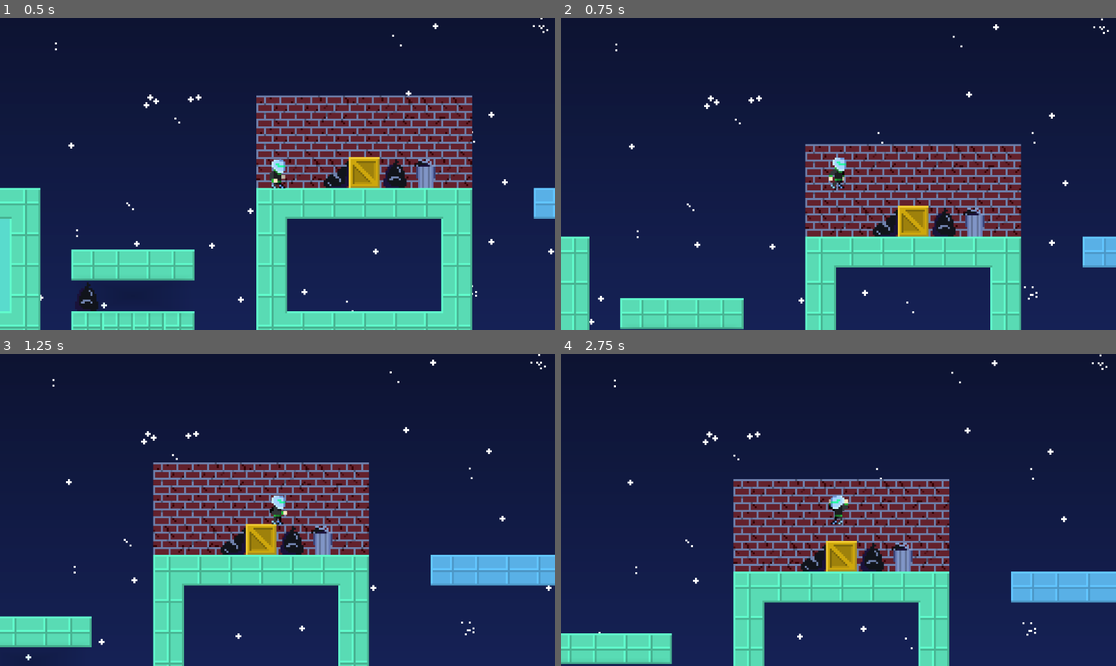
Above: before the commit, frames 1-4 (two rows, left to right).
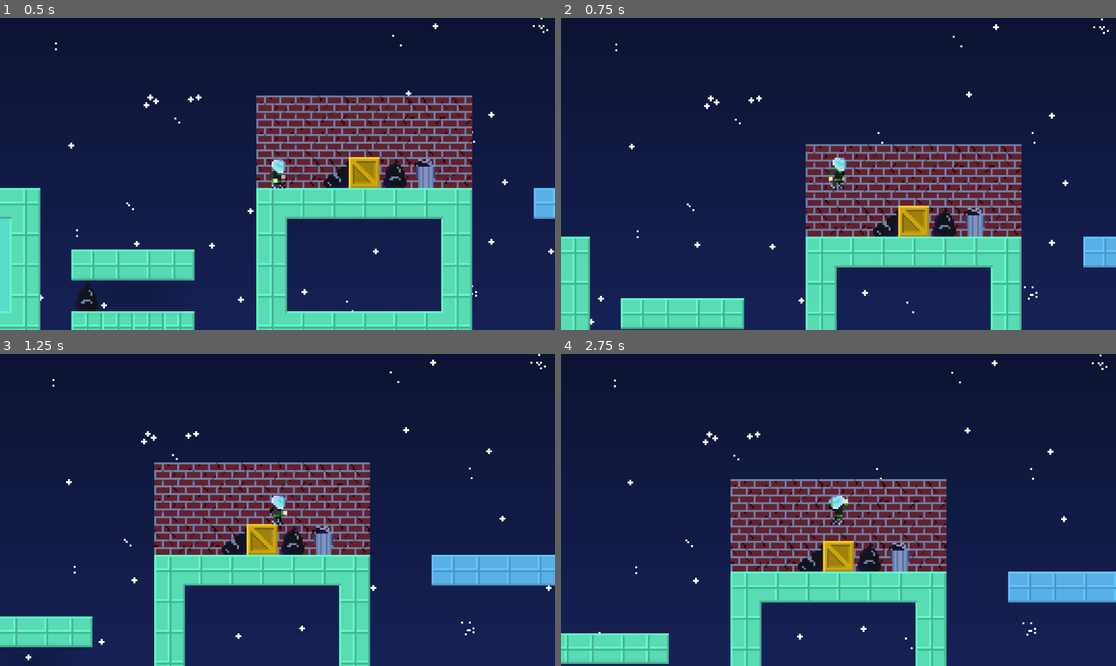
Above: after the commit, the same moments.

Repository: reneelias/Godot-2D-Platformer
Game: Godot game, scene res://Scenes/main.tscn
The game is run twice, just before and just after one commit, with the same random seed, the same clock (stepped at 60 frames per second) and the same inputs.
Inputs:
- Up to frame 1 (0.5 s): no input
- Up to frame 2 (0.75 s): hold D from 0.53 s (still down); hold Space (Jump) from 0.53 s (still down)
- Up to frame 3 (1.25 s): keep holding D; keep holding Space (Jump)
- Up to frame 4 (2.75 s): release Space (Jump) at 1.28 s; tap R at 1.35 s; tap Space (Jump) at 1.52, 1.55, 1.82 s; release D at 2.03 s; hold A from 2.03 s (still down); hold Space (Jump) from 2.03 s (still down)

Frame 1 is identical in both runs. In frame 2, 1.9% of the frame differs, in the area x 2-99%, y 40-100%; in frame 3, 3.3%; in frame 4, 6.7%, in the area x 0-100%, y 40-100%.

Commit message:
apply updated settings to base Player scene

Diff:
--- a/2d-platformer/ObjectScenes/Player.tscn
+++ b/2d-platformer/ObjectScenes/Player.tscn
@@ -303,8 +303,14 @@
 script = ExtResource("1_tryvm")
 sprite2D = NodePath("Sprite2D")
 animPlayer = NodePath("AnimationPlayer")
-moveSpeed = 10.0
-friction = 0.075
+jumpSpeed = 80.0
+friction = 0.1
+inAirDamp = 0.925
+jumpSpeedFrames = 13
+maxVelX = 100.0
+jumpSpeedScaler = 0.375
+wallJumpSpeed = 150.0
+wallCoyoteFrames = 7
 
 [node name="Sprite2D" type="Sprite2D" parent="."]
 texture = ExtResource("3_akhjb")
--- a/2d-platformer/Scenes/Level_01.tscn
+++ b/2d-platformer/Scenes/Level_01.tscn
@@ -311,14 +311,6 @@
 [node name="Player" parent="." instance=ExtResource("5_egvei")]
 z_index = 5
 position = Vector2(-27, 8)
-moveSpeed = 5.0
-jumpSpeed = 80.0
-friction = 0.1
-inAirDamp = 0.8
-jumpSpeedFrames = 13
-maxVelX = 100.0
-jumpSpeedScaler = 0.375
-wallJumpSpeed = 150.0
 playerState = 0
 
 [node name="DirectionalLight2D" type="DirectionalLight2D" parent="."]
--- a/2d-platformer/Scenes/main.tscn
+++ b/2d-platformer/Scenes/main.tscn
@@ -266,15 +266,6 @@
 [node name="Player" parent="." instance=ExtResource("4_jjvhh")]
 z_index = 5
 position = Vector2(155, -104)
-moveSpeed = 5.0
-jumpSpeed = 80.0
-friction = 0.1
-inAirDamp = 0.95
-jumpSpeedFrames = 13
-maxVelX = 100.0
-jumpSpeedScaler = 0.375
-wallJumpSpeed = 150.0
-wallCoyoteFrames = 7
 
 [node name="TileMapLayers" type="Node2D" parent="."]
 
